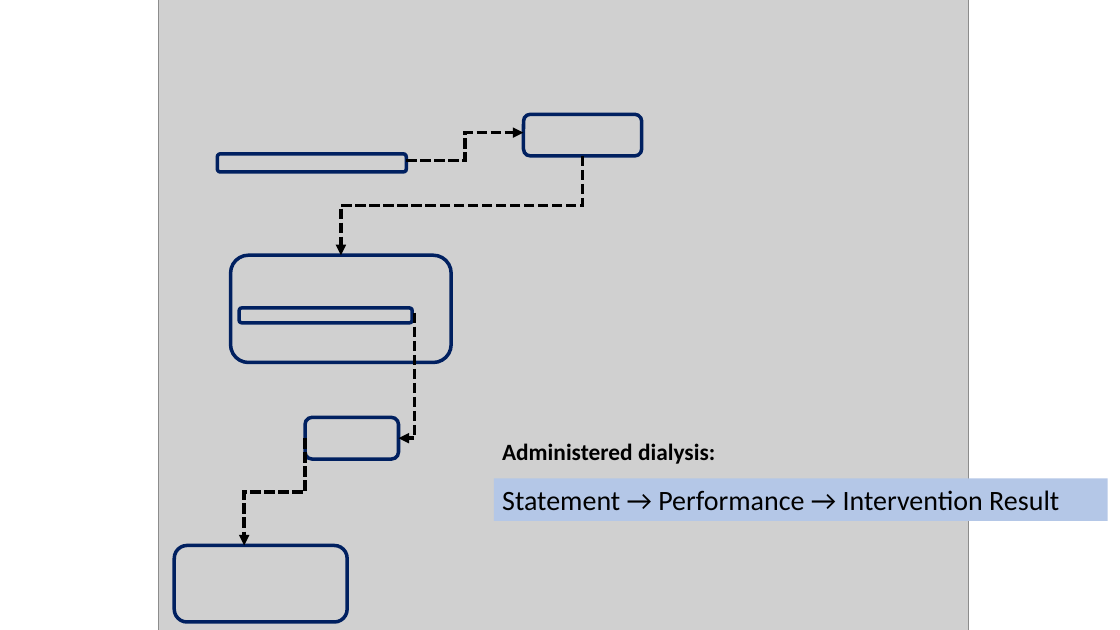
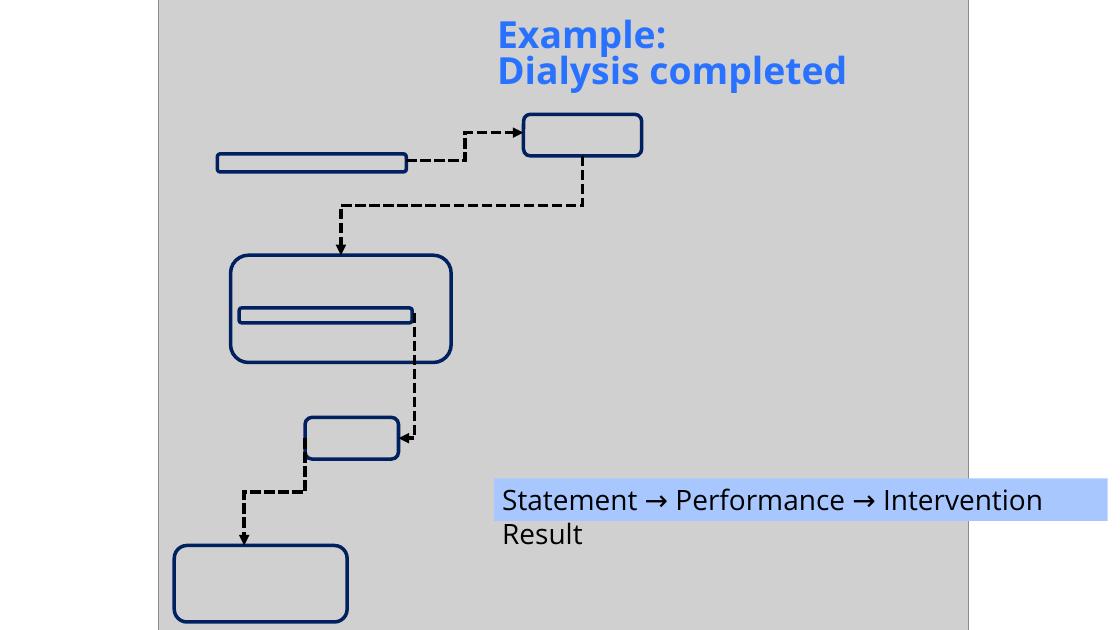
Before and after one commit to HL7/ANF, a slide deck: slide 13 of src/main/uml/doc/ANF Reference Model.pptx (slide 11 before the commit). Drawn at 1120x630 pixels with LibreOffice and Linux fonts; fonts in the diff are those of the drawing; grey boxes stand for pictures. Boxes give left, top, right and bottom in pixels: in the first picture for what was removed or moved away, otherwise in the second. Text is boxed around its words. In the diff, an @@ line names an element or a change of style, - is before the commit and + after.

Commit message:
Updated slide deck format ANF Reference Model.pptx Revised docbook header for introduction.xml and conclusion.xml Updated the audience for introduction.xml

```diff
--- a/src/main/uml/doc/ANF Reference Model.pptx
+++ b/src/main/uml/doc/ANF Reference Model.pptx
@@ text added at [497,19,847,93], 32 pt, text #2972FF, bold @@
+Example:
+Dialysis completed
@@ text removed at [502,443,715,464] @@
-Administered dialysis:
@@ rectangle "Statement → Performance → Intervention ..." at [494,479,1108,521]: font Calibri to Open Sans; fill #B4C7E7 to #A9C7FF @@
```
Also in this commit, not shown: 10 other slides changed, 2 slides added, 2 other files.
